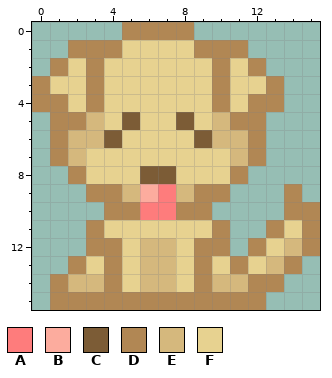
Pixel-art sprite -- sprites/dog1.png. Above is the file before it was changed.
The file is 16x16 pixels.
Palette (. is transparent): A #fe7c7c  B #fcac9e  C #7c5c36  D #b18754  E #d5b87d  F #e7d290
After:
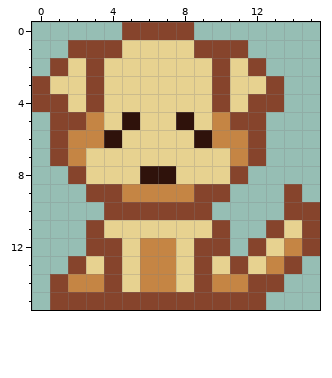
The exact change:
Colour C changes from #7c5c36 to #2f120b.
Colour D changes from #b18754 to #86442c.
Colour E changes from #d5b87d to #c58544.
Colour A becomes colour D in row 10 at x 6 to 7.
Colour A becomes colour E in row 9 at x 7.
Colour B becomes colour E in row 9 at x 6.
Where, in picture pixels (left, top, right, bottom), the same in both pictures:
changed: (32, 22, 320, 310)
